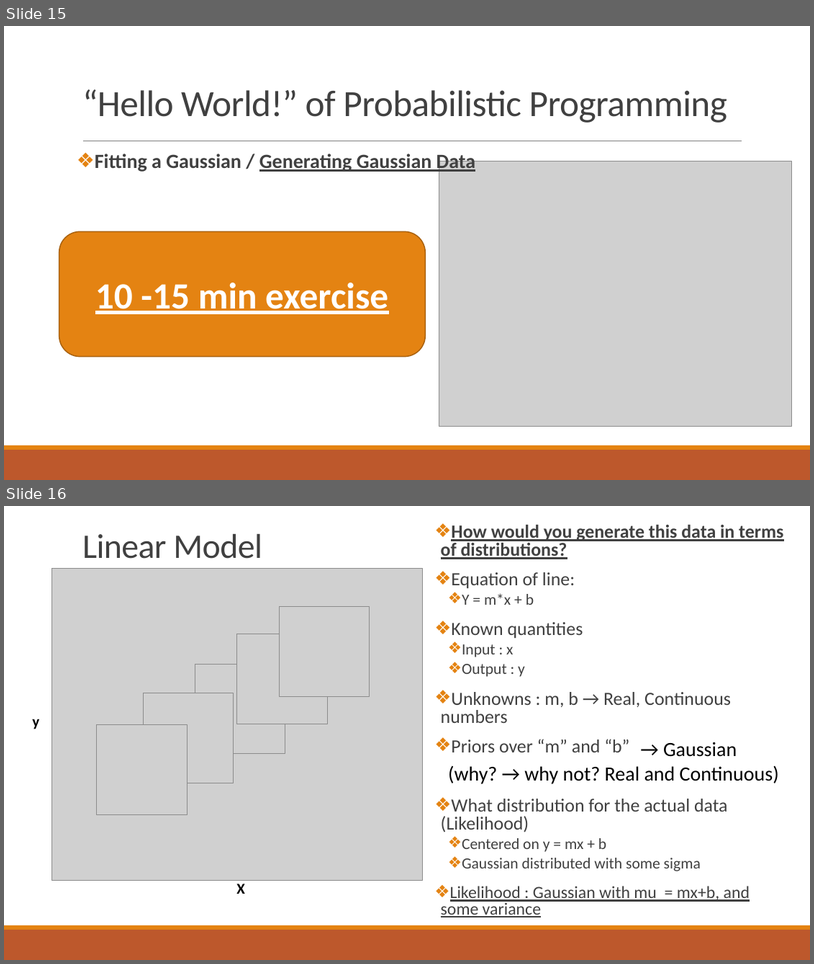
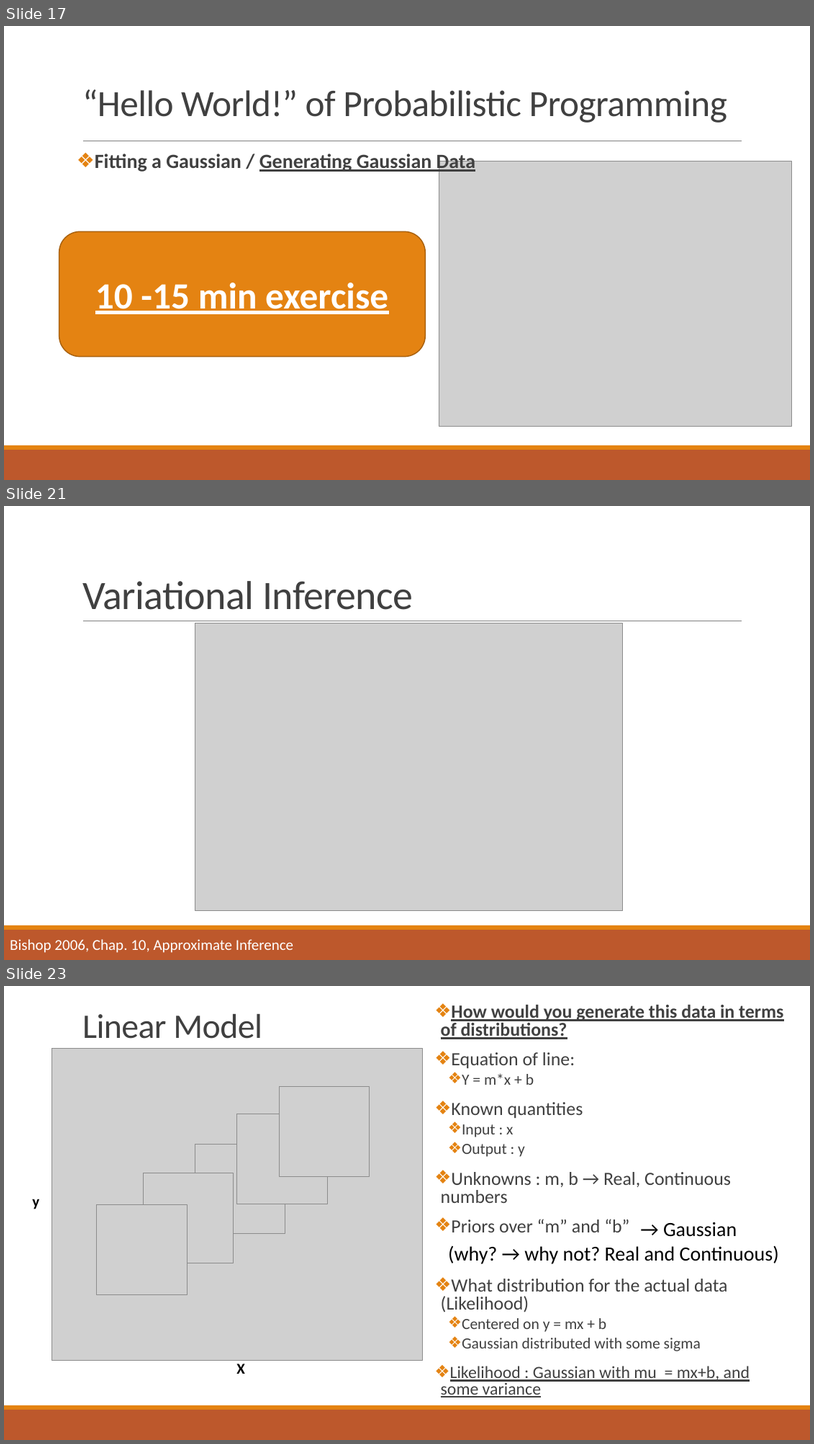
Before and after one commit to abuzarmahmood/teachables, a slide deck: Bayesian_Modeling_Lecture/Adv_Data_Analysis_Bayesian_Modeling.pptx. Shown one above the other, each under a label of ours: slides 15 and 16 before the commit, slides 17, 21 and 23 after it; the slides between them are not shown. The pictures are 814x964 and 814x1444 pixels, drawn with LibreOffice and Linux fonts; fonts in the diff are those of the drawing; grey boxes stand for pictures. Boxes give left, top, right and bottom in pixels: in the first picture for what was removed or moved away, otherwise in the second. Text is boxed around its words. In the diff, an @@ line names an element or a change of style, - is before the commit and + after.

```diff
--- a/Bayesian_Modeling_Lecture/Adv_Data_Analysis_Bayesian_Modeling.pptx
+++ b/Bayesian_Modeling_Lecture/Adv_Data_Analysis_Bayesian_Modeling.pptx
@@ slide 21 added at (4,506,810,960), background #FFFFFF; not listed: 3 template elements that a slide beside it also shows @@
@@ title added at (82,581,414,610), 48 pt, text #404040 @@
+Variational Inference
@@ picture added at (196,623,623,911) @@
@@ text added at (10,939,293,952), 18 pt, text #FFFFFF @@
+Bishop 2006, Chap. 10, Approximate Inference
@@ what was slide 15 is now slide 17 @@
@@ what was slide 16 is now slide 23 @@
```
Also in this commit, not shown: 3 slides changed, 7 other slides added.
